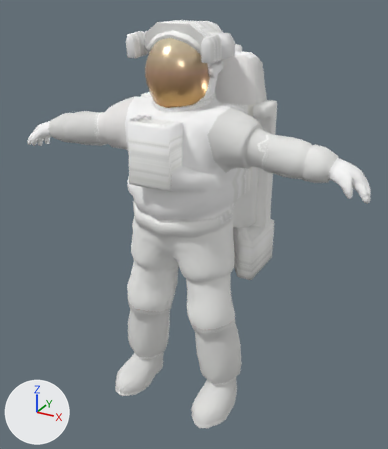
A saved change to the glTF model public/models/astronaut/astronaut.glb.
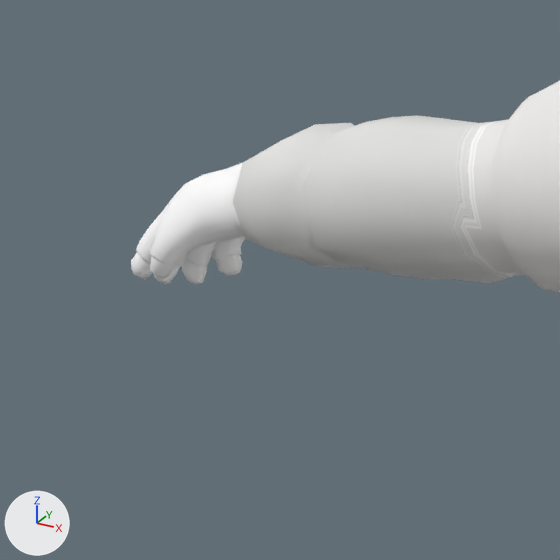
There are two pictures of each version: one whole from a 50 mm lens placed at (1.189, -2.111, 1.976), pointed at (0.014, 0.026, 0.907), one close up on the part from 0% to 30% of the width and 19% to 45% of the height. Lighting does not change. The marker at lower left points along +X, +Y and +Z. The last two pictures show the newer version. Where no turn or scale is listed for an object, it has been applied to the vertices.

The scene before the commit, as lines of its bpy script (objects in view):
```python
me_astronaut = bpy.data.meshes.new('Astronaut')
me_astronaut.from_pydata(...)  # 3172 vertices, 6277 faces; spans x -0.86..0.86, y -0.34..0.34, z 0.0..1.85
# faces by material slot: [6109, 168]
me_astronaut.materials.append(mat_astronautsuit)  # picture img_astronaut_suit_clean
me_astronaut.materials.append(mat_astronautvisor)  # picture img_astronaut_visor
ob_astronaut = bpy.data.objects.new('Astronaut', me_astronaut)
ob_astronaut.location = (0.0, 0.0, 0.0)
```
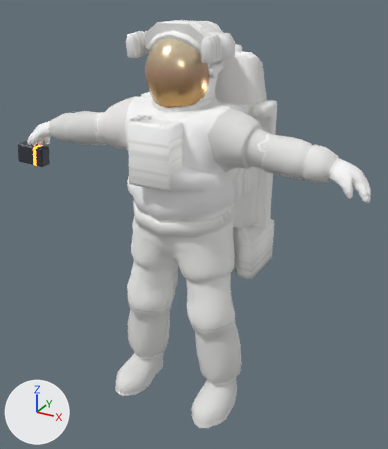
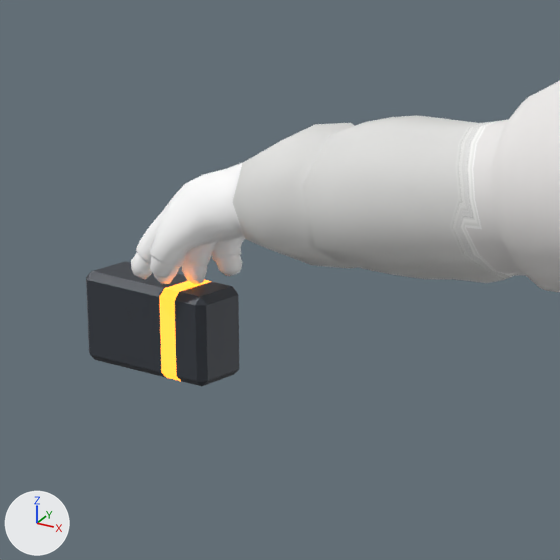
Pixel boxes (x1, y1, x2, y2) of what changed, in the close-ups (560 x 560 px):
'Battery', added
    after: (86, 261, 239, 386)
    faces in mat_battery (dark grey #3a3f47): (86, 261, 239, 386)
    faces in mat_batteryglow (dark grey #3a3f47, glowing orange #ff8a1e): (159, 280, 212, 381)

Diff of the bpy script that builds the scene:
```diff
--- a/public/models/astronaut/astronaut.glb.py
+++ b/public/models/astronaut/astronaut.glb.py
@@ mat_battery @@
+mat_battery = principled_material('Battery')
+mat_battery.base_color = (0.0423, 0.0497, 0.063)  # dark grey #3a3f47
+mat_battery.metallic = 0.2
@@ mat_batteryglow @@
+mat_batteryglow = principled_material('BatteryGlow')
+mat_batteryglow.base_color = (0.0423, 0.0497, 0.063)  # dark grey #3a3f47
+mat_batteryglow.roughness = 0.4
+mat_batteryglow.emission_color = (1.0, 0.254, 0.013)  # orange #ff8a1e
+mat_batteryglow.emission_strength = 3.0
@@ me_battery @@
+me_battery.from_pydata(...)  # 40 vertices, 76 faces; spans x -0.085..0.085, y -0.043..0.043, z -0.057..0.057
+# faces by material slot: [60, 16]
+me_battery.materials.append(mat_battery)  # dark grey #3a3f47
+me_battery.materials.append(mat_batteryglow)  # dark grey #3a3f47, glowing orange #ff8a1e
@@ ob_battery @@
+ob_battery = bpy.data.objects.new('Battery', me_battery)
+ob_battery.location = (-0.875, -0.11, 1.177)
```
